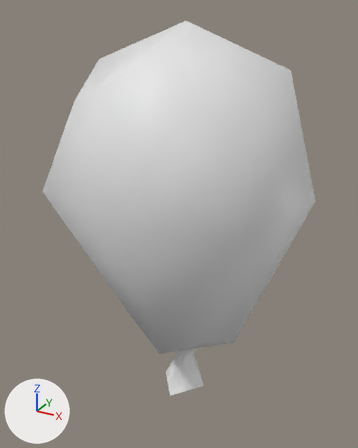
Before and after pictures for a commit that changed the FBX model BabyBot/Assets/Vfx/mesh/ballon_mesh.fbx.
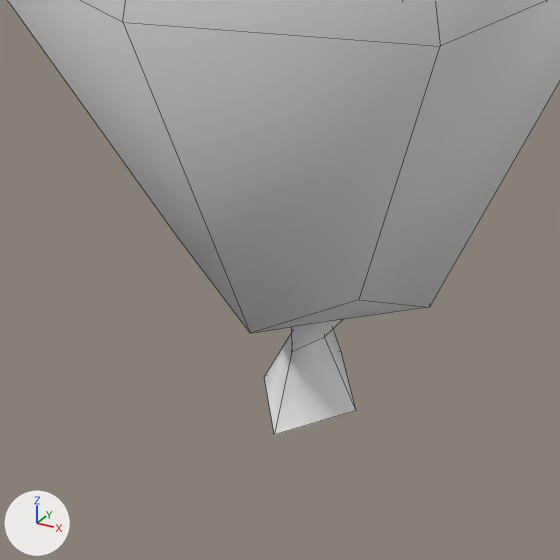
Each version appears first whole from a 50 mm lens placed at (0.341, -0.64, 0.631), pointed at (-0.013, 0.004, 0.31), and next in a close-up on the part from 16% to 81% of the width and 48% to 100% of the height. Arrows for +X, +Y and +Z are at lower left; the lights stay in place. The close-ups show mesh edges as thin lines. Where no turn or scale is listed for an object, it has been applied to the vertices.

Script lines for the objects in view, before the commit:
```python
me_mesh = bpy.data.meshes.new('Mesh')
me_mesh.from_pydata(...)  # 37 vertices, 32 faces; spans x -0.2..0.2, y -0.2..0.2, z 0.003..0.614
# before: 29 (0.0, 0.027, 0.061), 30 (0.012, 0.0, 0.061) at pixel (324, 337), 31 (0.0, -0.027, 0.061) at pixel (291, 352), 32 (-0.012, 0.0, 0.061), 33 (0.0, 0.053, 0.005) at pixel (340, 351)
# before: 34 (0.04, 0.0, 0.003) at pixel (355, 410), 35 (0.0, -0.053, 0.005) at pixel (274, 434), 36 (-0.04, 0.0, 0.003) at pixel (264, 376)
ob_ballon_mesh = bpy.data.objects.new('ballon_mesh', me_mesh)
ob_ballon_mesh.location = (0.0, 0.0, 0.0)
```
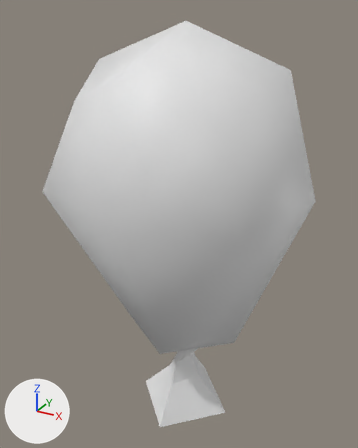
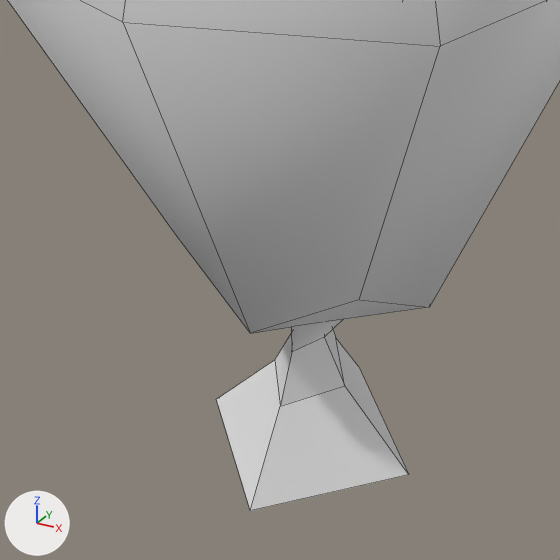
Where the change shows, as pixel boxes [x1, y1, x2, y2] in the close-ups (560 x 560 px):
'ballon_mesh', reshaped: before [8, 0, 560, 435]; after [8, 0, 560, 511]
part 1 of me_mesh, built on: before [264, 329, 356, 435]; after [217, 329, 409, 511]

Diff of the bpy script that builds the scene:
```diff
--- a/BabyBot/Assets/Vfx/mesh/ballon_mesh.fbx.py
+++ b/BabyBot/Assets/Vfx/mesh/ballon_mesh.fbx.py
@@ me_mesh @@
 # used by ob_ballon_mesh; location = (0.0, 0.0, 0.0)
 # verts and faces of me_mesh; kept vertices keep their numbers, new ones are numbered from 37
-me_mesh.from_pydata(...)  # 37 vertices, 32 faces; spans x -0.2..0.2, y -0.2..0.2, z 0.003..0.614
+me_mesh.from_pydata(...)  # 41 vertices, 36 faces; spans x -0.2..0.2, y -0.2..0.2, z -0.038..0.614
+# me_mesh part 1
+delete_faces([(29, 30, 34, 33), (30, 31, 35, 34), (31, 32, 36, 35), (29, 33, 36, 32)])
+verts[33] = (0.0, 0.088, -0.036)  # moved, pixel (358, 366)
+verts[34] = (0.085, 0.0, -0.038)  # moved, pixel (408, 474)
+verts[35] = (0.0, -0.088, -0.036)  # moved, pixel (250, 510)
+verts[36] = (-0.085, 0.0, -0.038)  # moved, pixel (216, 399)
+verts[37] = (-0.03, 0.0, 0.023)  # pixel (274, 359)
+verts[38] = (0.0, -0.044, 0.025)  # pixel (280, 406)
+verts[39] = (0.03, 0.0, 0.023)  # pixel (344, 385)
+verts[40] = (0.0, 0.044, 0.025)  # pixel (335, 337)
+faces += [(29, 30, 39, 40), (30, 31, 38, 39), (31, 32, 37, 38), (29, 40, 37, 32), (33, 40, 39, 34), (34, 39, 38, 35)]
+faces += [(35, 38, 37, 36), (33, 36, 37, 40)]
+# me_mesh part 2: the surface is now shaded flat
```
